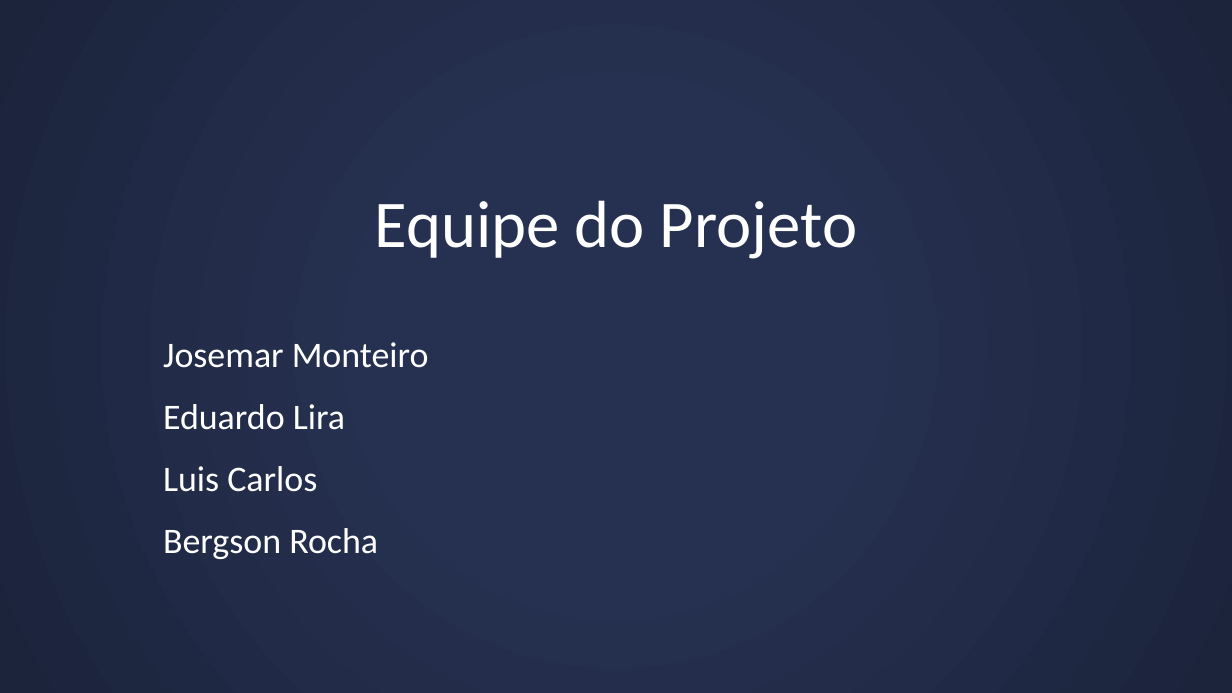
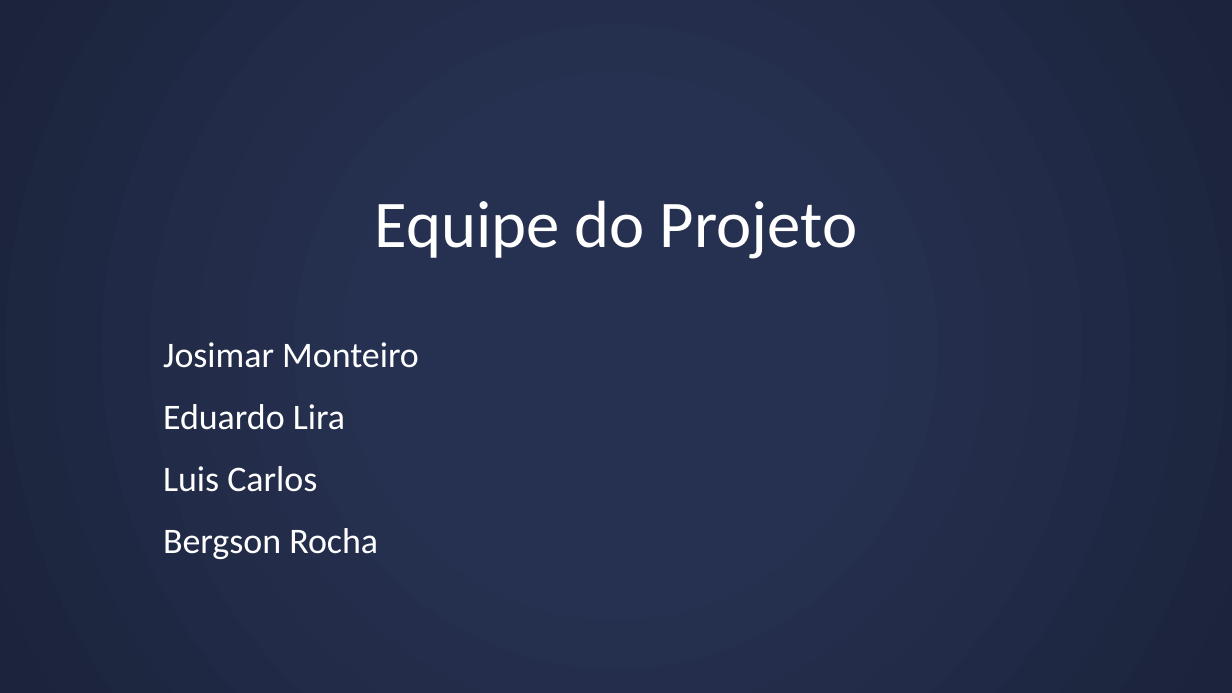
Before and after one commit to josimarpe/SIB, a slide deck: slide 2 of Requisitos/Plano de Projeto 1.pptx. Drawn at 1232x693 pixels with LibreOffice and Linux fonts; fonts in the diff are those of the drawing. Boxes give left, top, right and bottom in pixels: in the first picture for what was removed or moved away, otherwise in the second. Text is boxed around its words. In the diff, an @@ line names an element or a change of style, - is before the commit and + after.

```diff
--- a/Requisitos/Plano de Projeto 1.pptx
+++ b/Requisitos/Plano de Projeto 1.pptx
@@ text at [163,342,419,368]: text changed @@
-Josemar Monteiro
+Josimar Monteiro
```
Also in this commit, not shown: 1 other slide changed.
